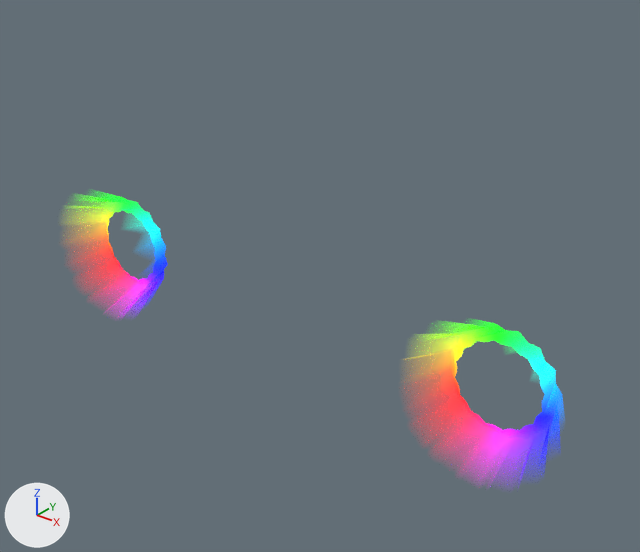
Before and after pictures for a commit that changed the Blender file assets/blends/shop-sign.blend.
One viewpoint serves both versions: a camera (50 mm lens) standing at (2.63, -3.23, 2.1) and looking at (0.15, -0.13, 0.18). Arrows for +X, +Y and +Z are at lower left; the lights stay in place. The picture after the commit comes second.

The first picture shows 'btn.Left.001', 'btn.Left.003'.
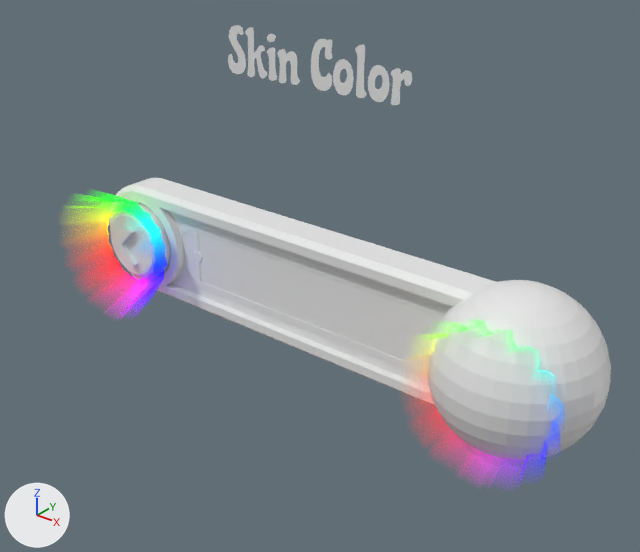
ob_mirror is not drawn itself; it is used by a modifier of ob_handle.

The edits, one by one:
Material 'MarblePure' (mat_marblepure) is new.
Material 'Neon-0.25' (mat_neon_0_25) is new.
Material 'Gold' (mat_gold) is new.
Object 'btnRight._collider_sphere' (ob_btnright__collider_sphere) is new; it shows a copy of the mesh of ob_btnright__collider_sphere.
Its location is (1.2, -0.04, 0.0).
Object 'btn.Left' (ob_btn_left) is new; it shows a copy of the mesh of ob_btn_left.
Its location is (0.0, 0.0, 0.0).
Object 'Text.001' (ob_text_001) is new; it shows a copy of the mesh of ob_text_001.
Its location is (0.0, -0.002, 1.171).
Its rotation in degrees is (90, 0, 0).
Its scale is (0.386, 0.386, 0.386).
Object 'mirror' (ob_mirror) is new.
Its parent is ob_handle.
Its location is (-0.78, -0.078, 0.0).
Object 'handle' (ob_handle) is new; it shows a copy of the mesh of ob_handle.
Its location is (0.0, 0.0, 0.0).
It gains a MIRROR modifier named 'Hops_Mirror'.
Modifier setting: use_axis = (True, False, True).
Modifier setting: use_bisect_axis = (True, False, True).
Modifier setting: use_bisect_flip_axis = (True, False, True).
Modifier setting: use_clip = True.
Modifier setting: mirror_object = ob_mirror.
It gains a WEIGHTED_NORMAL modifier named 'Weighted Normal'.
Modifier setting: keep_sharp = True.
Object 'valueSlider.body' (ob_valueslider_body) is new; it shows a copy of the mesh of ob_valueslider_body.
Its location is (0.0, 0.0, 0.0).
It gains a MIRROR modifier named 'Hops_Mirror'.
Modifier setting: use_bisect_axis = (True, False, False).
Modifier setting: use_bisect_flip_axis = (True, False, False).
Modifier setting: use_clip = True.
It gains a WEIGHTED_NORMAL modifier named 'Weighted Normal'.
Modifier setting: keep_sharp = True.
Object 'shopZone.sign' (ob_shopzone_sign) is new; it shows a copy of the mesh of ob_shopzone_sign.
Its location is (0.0, 0.0, 0.0).
It gains a MIRROR modifier named 'Hops_Mirror'.
Modifier setting: use_bisect_axis = (True, False, False).
Modifier setting: use_bisect_flip_axis = (True, False, False).
Modifier setting: use_clip = True.
It gains a WEIGHTED_NORMAL modifier named 'Weighted Normal'.
Modifier setting: keep_sharp = True.

Boxes [x1, y1, x2, y2] around the edits, measured in the pictures (640 x 552 px):
'shopZone.sign', added: after [110, 178, 496, 407]
    faces in mat_marblepure: [128, 178, 496, 387]
    faces in mat_gold: [110, 185, 474, 407]
'btnRight._collider_sphere', added: after [427, 280, 611, 461]
'Text.001', added: after [228, 25, 412, 105]
'valueSlider.body', added (mostly hidden): after [179, 223, 447, 377]
'btn.Left', added: after [111, 202, 171, 279]
    faces in mat_marblepure: [111, 202, 171, 279]
    faces in mat_neon_0_25: [111, 215, 152, 274]
'handle', added: after [194, 231, 203, 281]
'btn.Left.003', unchanged, covered by the edit: before [438, 323, 562, 450]
